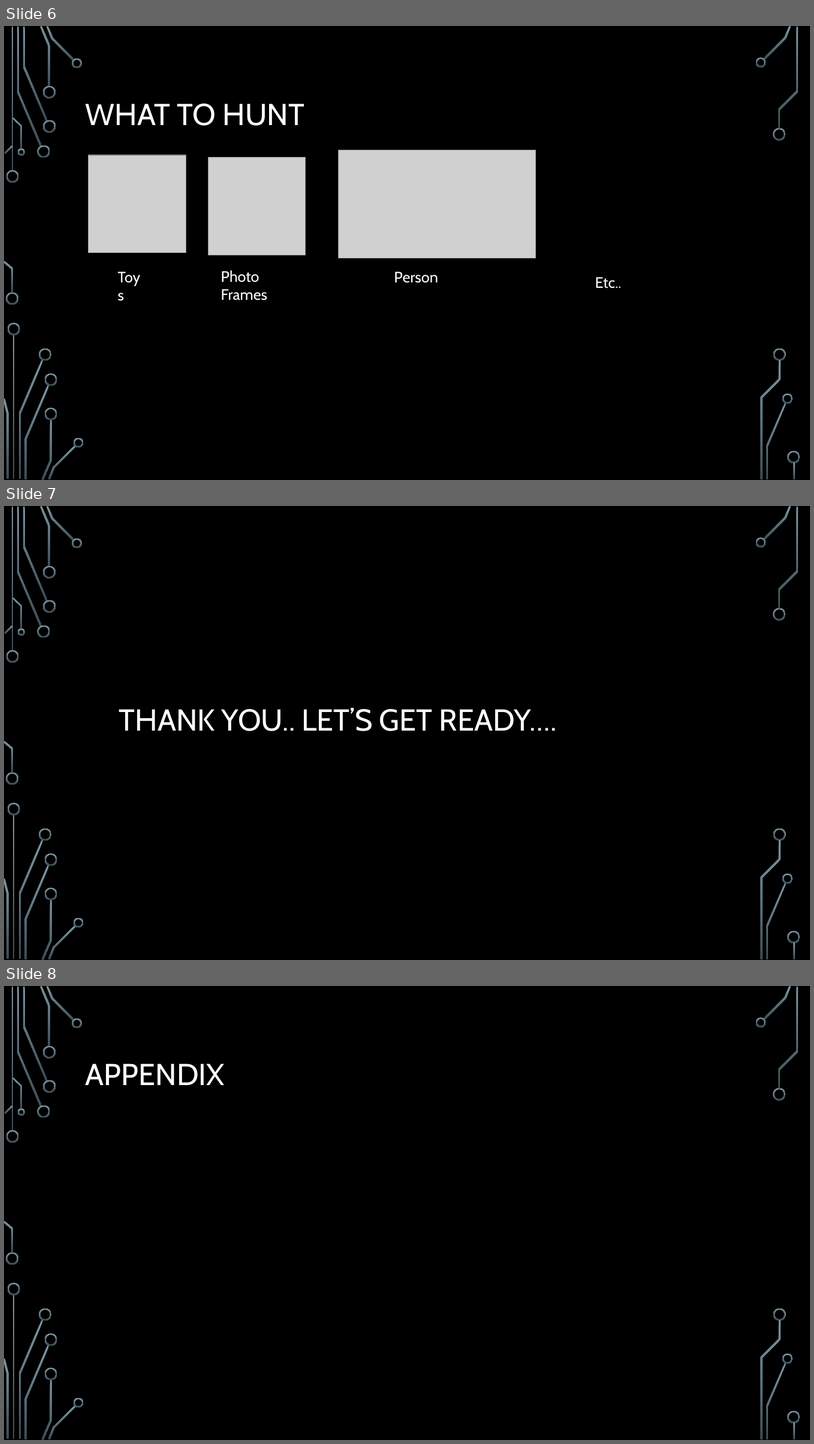
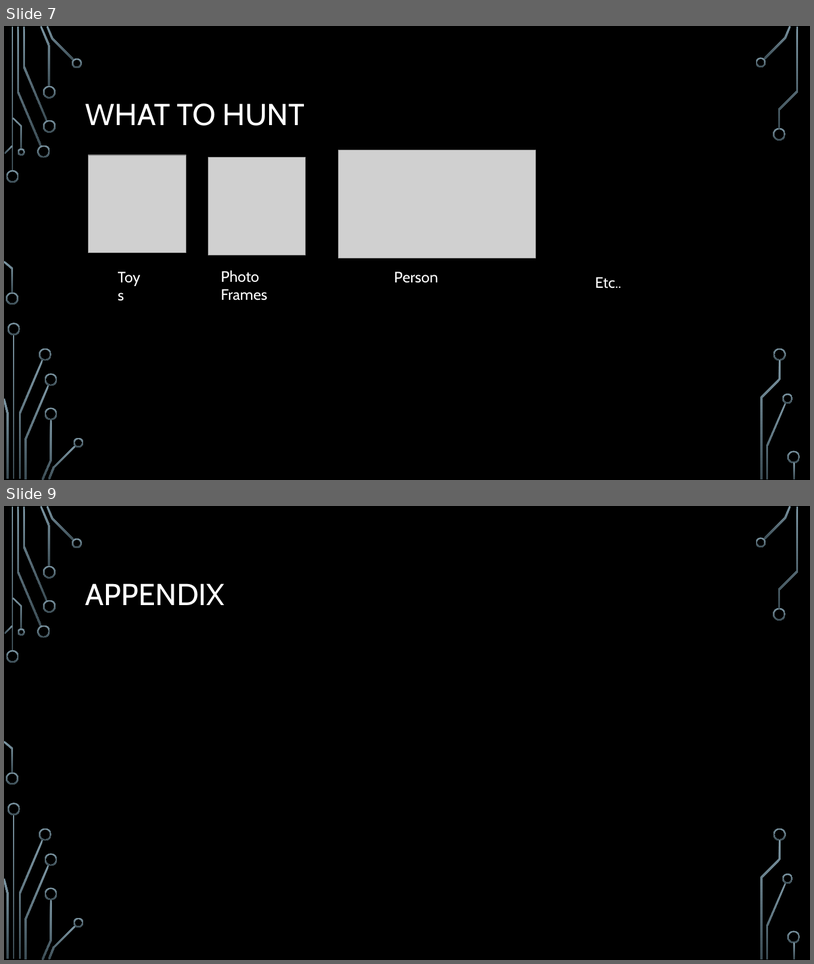
Before and after one commit to prasnitt/treasure-hunt-csharp, a slide deck: Design.pptx. Shown one above the other, each under a label of ours: slides 6, 7 and 8 before the commit, slides 7 and 9 after it; the slides between them are not shown. The pictures are 814x1444 and 814x964 pixels, drawn with LibreOffice and Linux fonts; fonts in the diff are those of the drawing; grey boxes stand for pictures; background and template pictures are left out. Boxes give left, top, right and bottom in pixels: in the first picture for what was removed or moved away, otherwise in the second. Text is boxed around its words. In the diff, an @@ line names an element or a change of style, - is before the commit and + after.

```diff
--- a/Design.pptx
+++ b/Design.pptx
@@ slide 7 removed at <box>4,506,810,960</box>, background picture (left out); not listed: 36 template elements that a slide beside it also shows @@
@@ title removed at <box>119,708,557,731</box> @@
-THANK YOU.. LET’S GET READY….
@@ what was slide 6 is now slide 7 @@
@@ what was slide 8 is now slide 9 @@
```
Also in this commit, not shown: 1 slide changed, 2 slides added.
